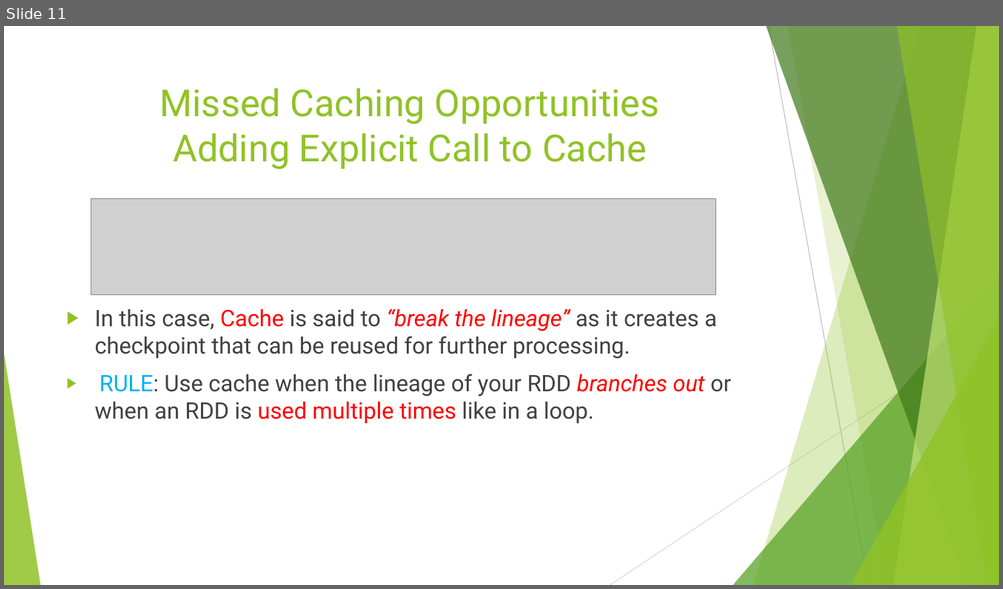
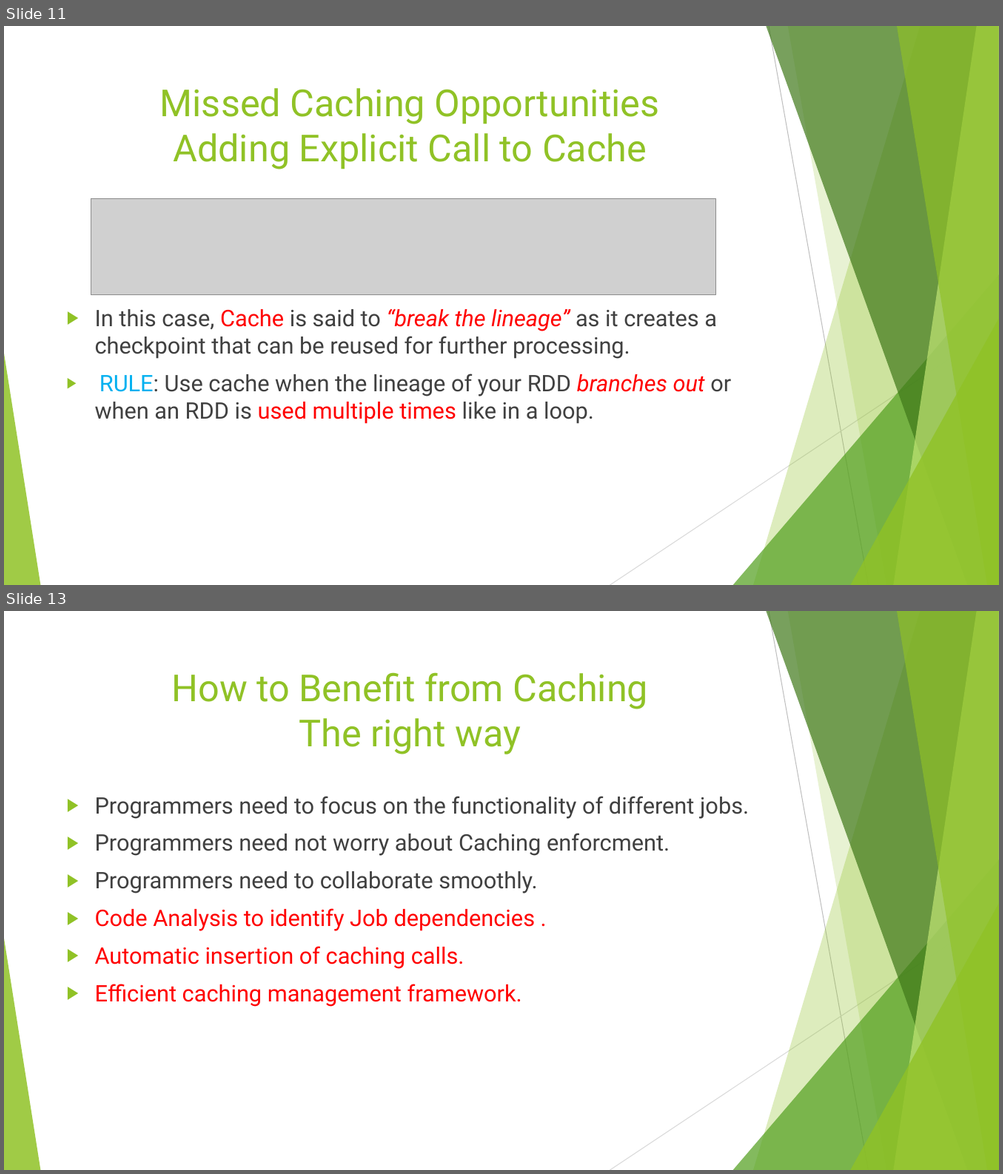
Before and after one commit to ahmedcs/COMP6611B, a slide deck: COMP6611B-Final-Presentation.pptx. Shown one above the other, each under a label of ours: slide 11 before the commit, slides 11 and 13 after it; the slides between them are not shown. The pictures are 1003x589 and 1003x1174 pixels, drawn with LibreOffice and Linux fonts; fonts in the diff are those of the drawing; grey boxes stand for pictures. Boxes give left, top, right and bottom in pixels: in the first picture for what was removed or moved away, otherwise in the second. Text is boxed around its words. In the diff, an @@ line names an element or a change of style, - is before the commit and + after.

```diff
--- a/COMP6611B-Final-Presentation.pptx
+++ b/COMP6611B-Final-Presentation.pptx
@@ slide 13 added at box(4, 611, 999, 1170), background #FFFFFF; not listed: 10 template elements that a slide beside it also shows @@
@@ title added at box(171, 672, 649, 755), 36 pt, text #90C226 @@
+How to Benefit from Caching
+The right way
@@ text added at box(95, 796, 748, 1007), 22 pt, text #404040 @@
+▶ Programmers need to focus on the functionality of different jobs.
+▶ Programmers need not worry about Caching enforcment.
+▶ Programmers need to collaborate smoothly.
+▶ Code Analysis to identify Job dependencies .
+▶ Automatic insertion of caching calls.
+▶ Efficient caching management framework.
```
Also in this commit, not shown: 2 slides changed, 8 other slides added.
